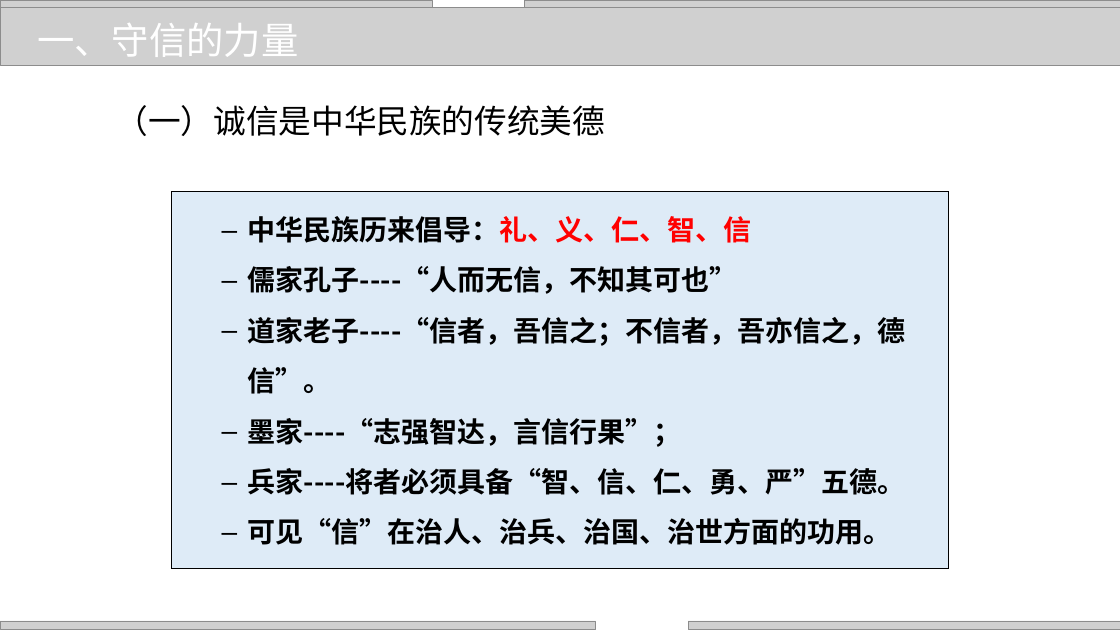
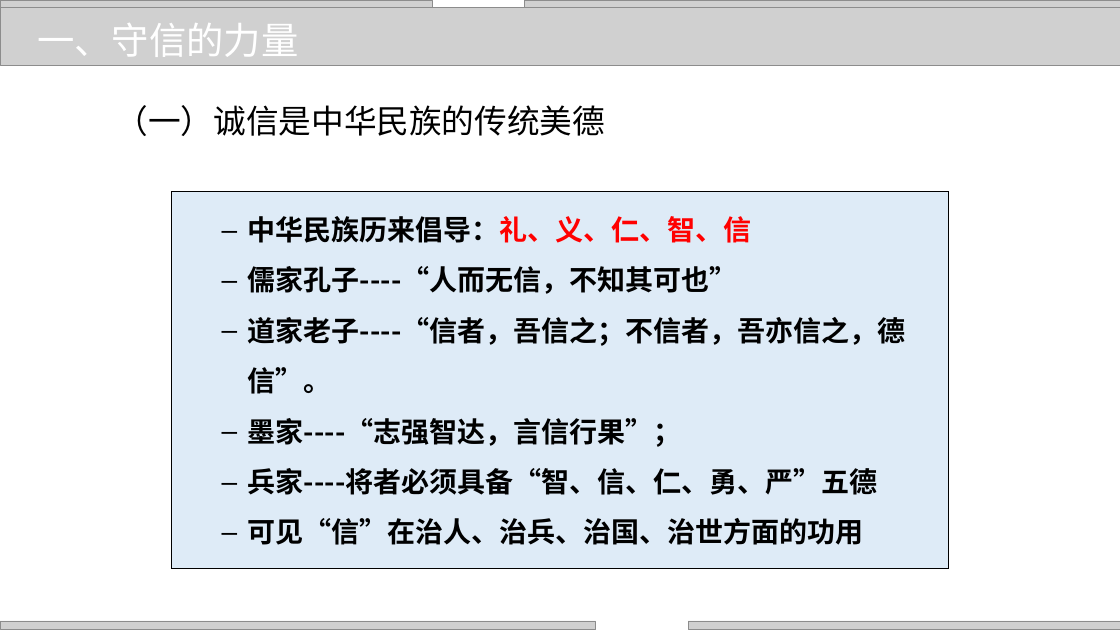
Before and after one commit to zhangjianzhang/internet_credit, a slide deck: slide 7 of files/slides/introduction.pptx. Drawn at 1120x630 pixels with LibreOffice and Linux fonts; fonts in the diff are those of the drawing; grey boxes stand for pictures; background and template pictures are left out. Boxes give left, top, right and bottom in pixels: in the first picture for what was removed or moved away, otherwise in the second. Text is boxed around its words. In the diff, an @@ line names an element or a change of style, - is before the commit and + after.

```diff
--- a/files/slides/introduction.pptx
+++ b/files/slides/introduction.pptx
@@ text in rectangle at [248,468,877,545]: text changed @@
-  – 兵家----将者必须具备“智、信、仁、勇、严”五德。
-  – 可见“信”在治人、治兵、治国、治世方面的功用。
+  – 兵家----将者必须具备“智、信、仁、勇、严”五德
+  – 可见“信”在治人、治兵、治国、治世方面的功用
```
Also in this commit, not shown: 3 other slides changed, 1 slide added, 1 slide removed, 7 other files.
